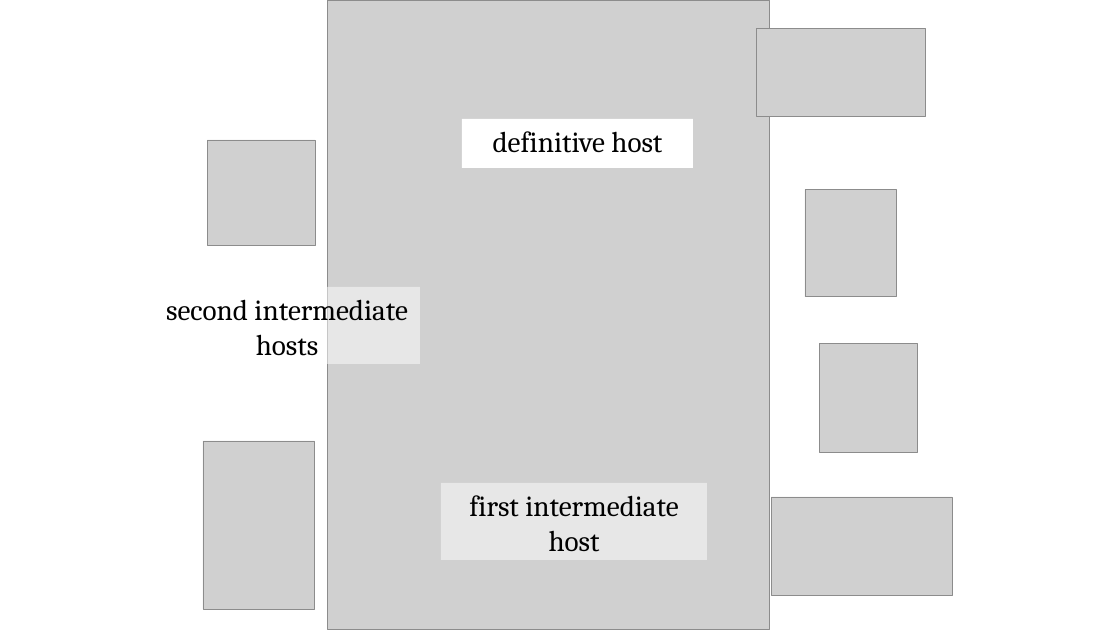
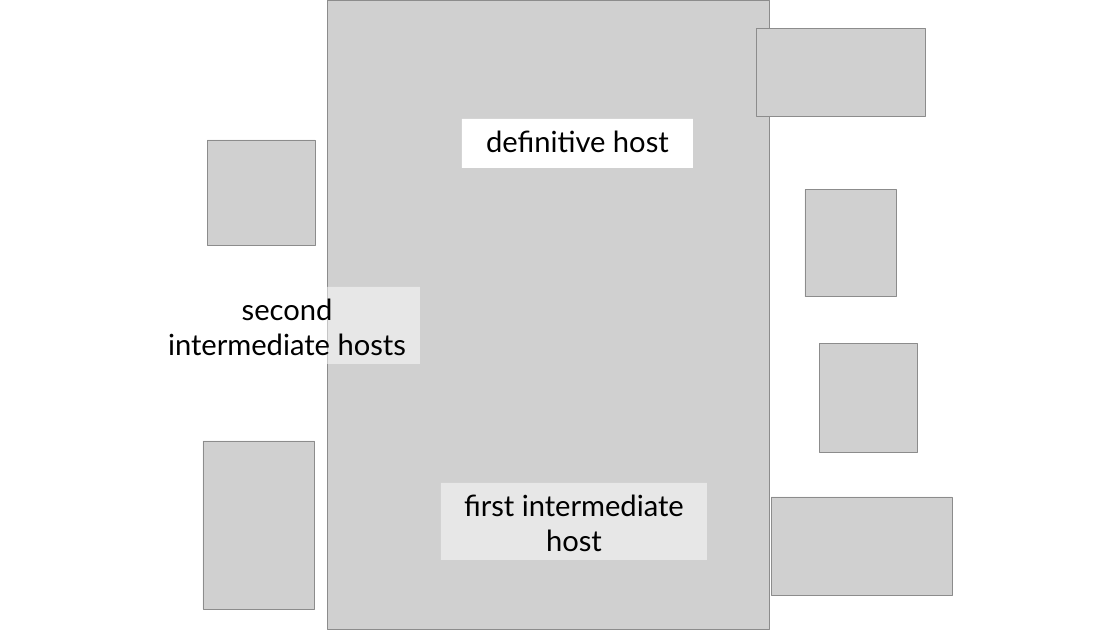
Before and after one commit to wood-lab/fish_406, a slide deck: slide 11 of docs/lectures/in-class_activities/class_2.pptx. Drawn at 1120x630 pixels with LibreOffice and Linux fonts; fonts in the diff are those of the drawing; grey boxes stand for pictures. Boxes give left, top, right and bottom in pixels: in the first picture for what was removed or moved away, otherwise in the second. Text is boxed around its words. In the diff, an @@ line names an element or a change of style, - is before the commit and + after.

```diff
--- a/docs/lectures/in-class_activities/class_2.pptx
+++ b/docs/lectures/in-class_activities/class_2.pptx
@@ font Cambria to Lato in 3 elements at (x1=462, y1=119, x2=693, y2=168), (x1=441, y1=483, x2=707, y2=560), (x1=154, y1=287, x2=420, y2=365) @@
```
Also in this commit, not shown: 6 other slides changed, 1 slide added, 1 slide removed, 3 other files.
